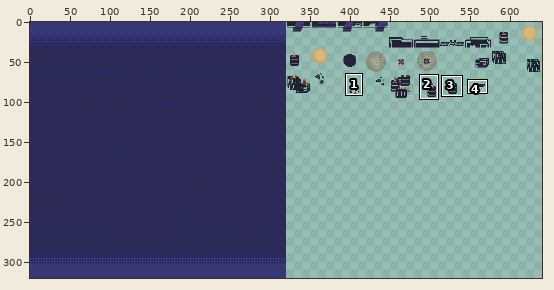
One commit to this sprite sheet: static/lizenv.png. The first picture is a wide view before the edit; the outline marks the close-up.
Close-up. As it was:
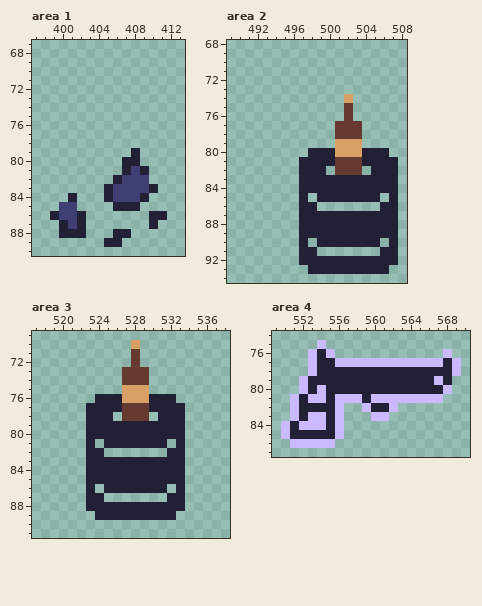
The file is 640x320 pixels. Colours within 5 levels of each other are drawn and written as one. Shown: area 1: x 397..413, y 67..90; area 2: x 489..508, y 68..94; area 3: x 517..538, y 69..91; area 4: x 549..570, y 74..87. The commit also changed other parts of the picture, which this record leaves out.
New version:
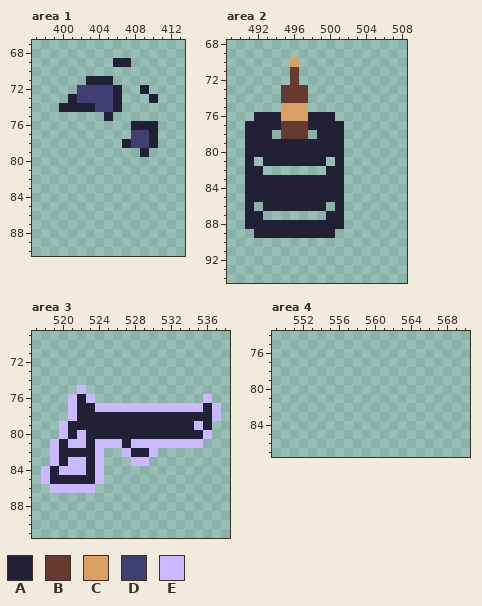
Palette (. is transparent): A #222034  B #663931  C #d9a066  D #3f3f74  E #cab9ff
Edits made:
Changed rows in their new state; - is an unchanged pixel.
Area 1:
first column x 399:
69 -------AA----
71 ----AAA------
72 ---DDDDA--A--
73 --ADDDDA---A-
74 -AAAADDA-----
75 ------A------
76 ---------AAA-
77 ---------DDA-
78 --------ADDA-
79 ---------.A--
80 --------..---
81 --------...--
82 -------....--
83 ------......-
84 --.---.....--
85 -..----...---
86 ....-------..
87 -...-------.-
88 -...---..----
89 ------..-----
Area 2:
first column x 491:
70 -----C-----------
71 -----B-----------
72 -----B-----------
73 ----BBB----------
74 ----BBB----.-----
75 ----CCC----.-----
76 -AAACCCAAA-.-----
77 AAAABBBAAAA..----
78 AAA-BBB-AAA..----
79 AAAAAAAAAAA..----
80 AAAAAAA---A.....-
81 A-AAAA---.A......
82 AA----...AA..-...
83 AAAAAA-----......
84 AAAAAA-----......
85 AAAAAA-A---....-.
86 A-AAAA--A-A----..
87 AA----...--......
88 AAAAAA-----......
89 -AAAAA----.......
90 ------.-.......-.
91 ------..-------..
92 ------...........
93 -------.........-
Area 3:
first column x 518:
70 ----------.---------
71 ----------.---------
72 ----------.---------
73 ---------...--------
74 ---------...--------
75 ----E----...--------
76 ---EAE.........---E-
77 ---EA-EEEEEEEEEEEEAE
78 ---EA---AAAAA---AAAE
79 --EAA-----------AEA-
80 --EAE-----------AAE-
81 -EAEE-EEE-EEEEEEEE--
82 -EAAA-E--EAAE-..----
83 -EAEE-E...EE....----
84 EAEEE-E.........----
85 EAAAA-E.........----
86 -EEEEE-.......-.----
87 -----..-------..----
88 -----...........----
89 ------.........-----
Area 4:
first column x 550:
75 ----.---------------
76 ---...------------.-
77 ---.................
78 ---.................
79 --.................-
80 --.................-
81 -.................--
82 -......--....-------
83 -......---..--------
84 .......-------------
85 .......-------------
86 -.....--------------
Pixel boxes of the changes (left, top, right, bottom) in both close-ups:
changed: (50, 58, 167, 247)
changed: (245, 58, 398, 274)
changed: (41, 340, 221, 520)
erased: (281, 340, 461, 448)
